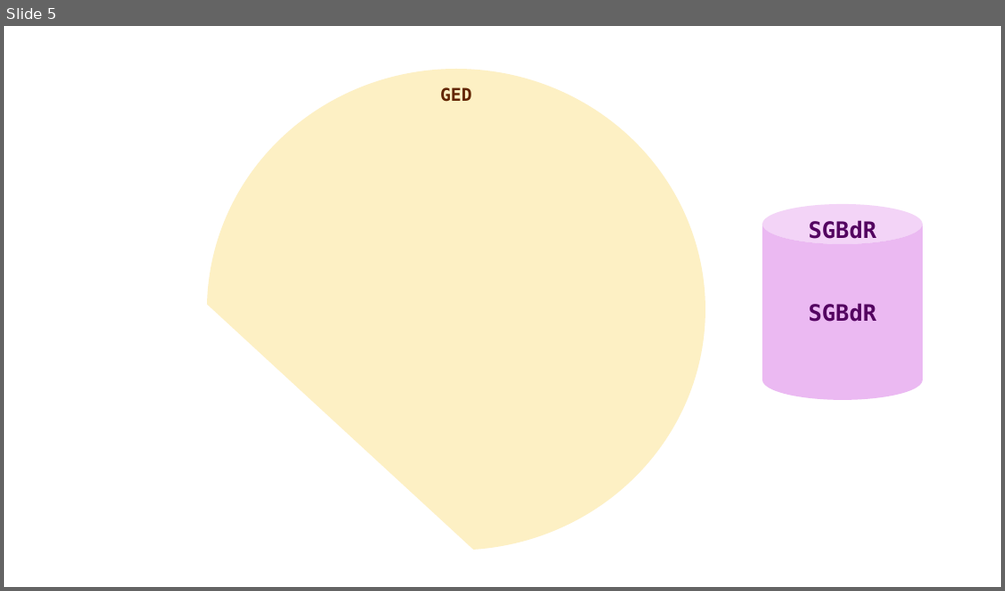
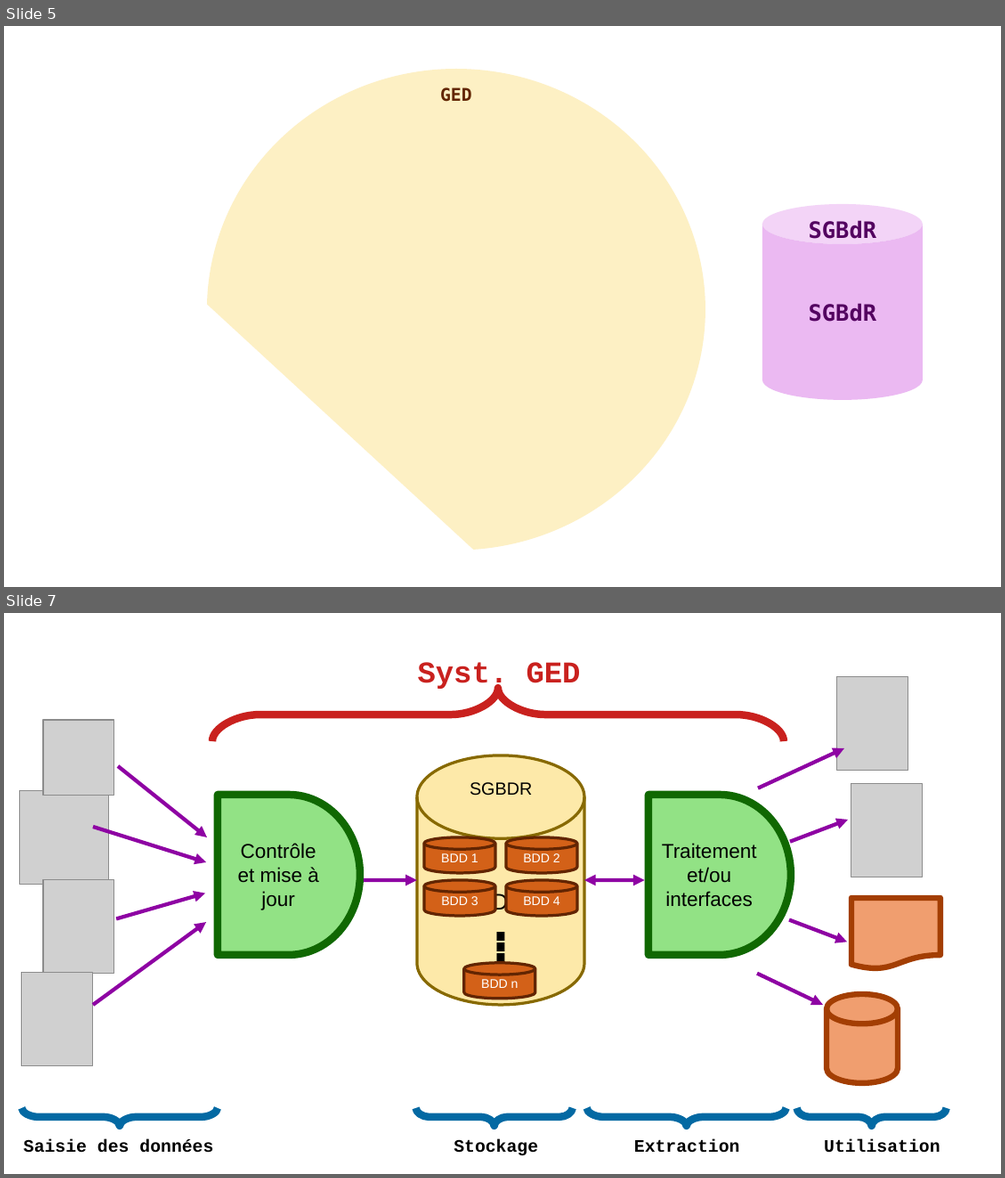
Before and after one commit to gattardm/P9, a slide deck: Sources/diagrammes.odp. Shown one above the other, each under a label of ours: slide 5 before the commit, slides 5 and 7 after it; the slides between them are not shown. The pictures are 1005x591 and 1005x1178 pixels, drawn with LibreOffice and Linux fonts; fonts in the diff are those of the drawing; grey boxes stand for pictures; background and template pictures are left out. Boxes give left, top, right and bottom in pixels: in the first picture for what was removed or moved away, otherwise in the second. Text is boxed around its words. In the diff, an @@ line names an element or a change of style, - is before the commit and + after.

```diff
--- a/Sources/diagrammes.odp
+++ b/Sources/diagrammes.odp
@@ slide 7 added at [4,613,1001,1174], background #FFFFFF @@
@@ text added at [418,662,581,691], 24 pt, text #C9211E, bold @@
+Syst. GED
@@ freeform shape added at [212,688,785,741], outline #C9211E 6.01 pt @@
@@ picture added at [837,677,908,771] @@
@@ cylinder added at [417,755,584,1005], fill #FDE9A9, outline #876900 2.3 pt, 18 pt, text #000000 @@
+BDD
@@ arrow added from (759, 788) to (844, 748), #8E03A3 3 pt @@
@@ text added at [469,782,532,795], 14 pt, text #000000 @@
+SGBDR
@@ flow chart delay added at [649,795,791,955], fill #92E285, outline #106802 6.01 pt, 16 pt, text #000000 @@
+Traitement et/ou
+interfaces
@@ picture added at [851,784,923,877] @@
@@ arrow added from (790, 842) to (848, 819), #8E03A3 3 pt @@
@@ cylinder added at [425,837,496,873], fill #D36118, outline #622502 2.3 pt, 10 pt, text #FFFFFF @@
+BDD 1
@@ cylinder added at [506,837,577,873], fill #D36118, outline #622502 2.3 pt, 10 pt, text #FFFFFF @@
+BDD 2
@@ text added at [481,865,516,965], 66 pt, text #000000 @@
+.
@@ text added at [481,876,516,977], 66 pt, text #000000 @@
+.
@@ text added at [481,853,516,955], 66 pt, text #000000 @@
+.
@@ group added at [19,720,359,1066]: 4 pictures, 4 arrows, 1 flow chart delay @@
+Contrôle et mise à jour
@@ arrow added from (364, 880) to (417, 880), #8E03A3 3 pt @@
@@ cylinder added at [425,880,496,915], fill #D36118, outline #622502 2.3 pt, 10 pt, text #FFFFFF @@
+BDD 3
@@ cylinder added at [506,880,577,915], fill #D36118, outline #622502 2.3 pt, 10 pt, text #FFFFFF @@
+BDD 4
@@ double arrow added from (584, 880) to (645, 880), #8E03A3 3 pt @@
@@ flow chart document added at [851,898,940,969], fill #F09E6F, outline #A33E03 4.51 pt @@
@@ arrow added from (789, 920) to (847, 942), #8E03A3 3 pt @@
@@ cylinder added at [464,963,536,998], fill #D36118, outline #622502 2.3 pt, 10 pt, text #FFFFFF @@
+BDD n
@@ arrow added from (758, 973) to (824, 1005), #8E03A3 3 pt @@
@@ cylinder added at [827,994,898,1082], fill #F09E6F, outline #A33E03 4.51 pt @@
@@ freeform shape added at [22,1108,218,1127], outline #0369A3 6.01 pt @@
@@ freeform shape added at [416,1107,573,1126], outline #0369A3 6.01 pt @@
@@ freeform shape added at [587,1108,787,1127], outline #0369A3 6.01 pt @@
@@ freeform shape added at [798,1107,947,1126], outline #0369A3 6.01 pt @@
@@ text added at [24,1139,213,1152], 14 pt, text #000000, bold @@
+Saisie des données
@@ text added at [453,1139,538,1156], 14 pt, text #000000, bold @@
+Stockage
@@ text added at [634,1139,740,1152], 14 pt, text #000000, bold @@
+Extraction
@@ text added at [824,1139,939,1152], 14 pt, text #000000, bold @@
+Utilisation
```
Also in this commit, not shown: 5 other slides added, 3 other files.
